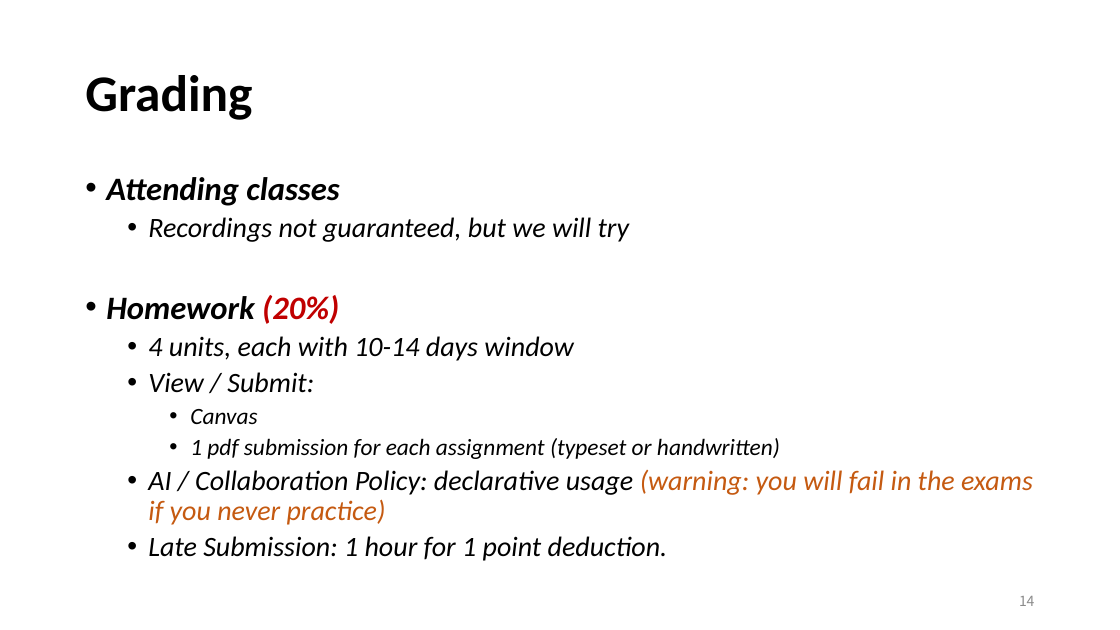
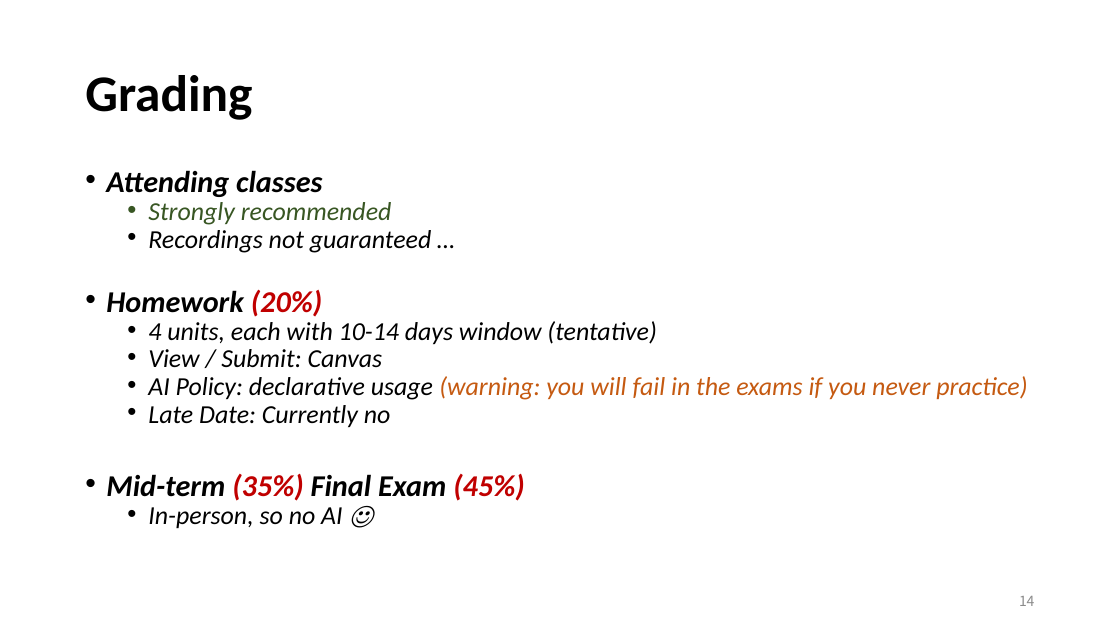
Before and after one commit to wuwuz/wuwuz.github.io, a slide deck: slide 14 of COMP2711/Materials/L00-Intro.pptx. Drawn at 1120x630 pixels with LibreOffice and Linux fonts; fonts in the diff are those of the drawing. Boxes give left, top, right and bottom in pixels: in the first picture for what was removed or moved away, otherwise in the second. Text is boxed around its words. In the diff, an @@ line names an element or a change of style, - is before the commit and + after.

```diff
--- a/COMP2711/Materials/L00-Intro.pptx
+++ b/COMP2711/Materials/L00-Intro.pptx
@@ text at [106, 170, 322, 317]: size 28 to 25.9 pt in "Attending classes", "Homework (20%)"; line spacing 0.9 to 0.7 @@
@@ text at [148, 202, 431, 253]: text changed; size 24 to 22.2 pt @@
-  • Recordings not guaranteed, but we will try
+  • Strongly recommended
+  • Recordings not guaranteed …
@@ text at [106, 321, 1027, 529]: text changed; size 24 to 22.2 pt @@
-  • 4 units, each with 10-14 days window
-  • View / Submit:
-    • Canvas
-    • 1 pdf submission for each assignment (typeset or handwritten)
-  • AI / Collaboration Policy: declarative usage (warning: you will fail in the exams if you never practice)
-  • Late Submission: 1 hour for 1 point deduction.
+  • 4 units, each with 10-14 days window (tentative)
+  • View / Submit: Canvas
+  • AI Policy: declarative usage (warning: you will fail in the exams if you never practice)
+  • Late Date: Currently no
+• Mid-term (35%) Final Exam (45%)
+  • In-person, so no AI ☺
```
Also in this commit, not shown: 4 other slides changed, 11 slides added, 1 slide removed.
